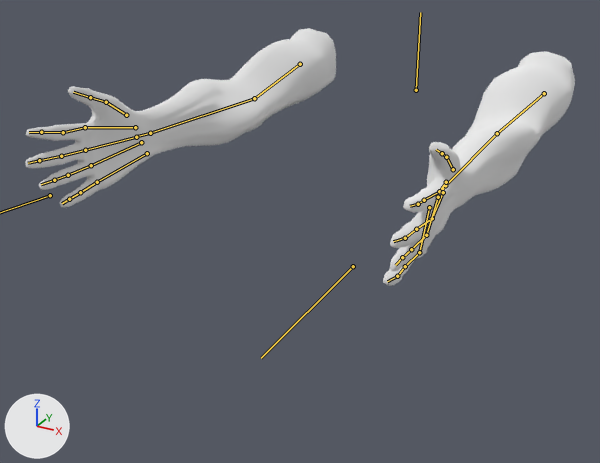
The Blender file arm.blend: old version first, new version second.
Before and after are seen from a camera (50 mm lens) standing at (0.487, -1.287, 0.341) and looking at (-0.047, -0.315, -0.145). Lighting does not change. The marker at lower left points along +X, +Y and +Z. The bones that bend it are drawn over the model as lines.

In view in the first picture: 'armLOW'.
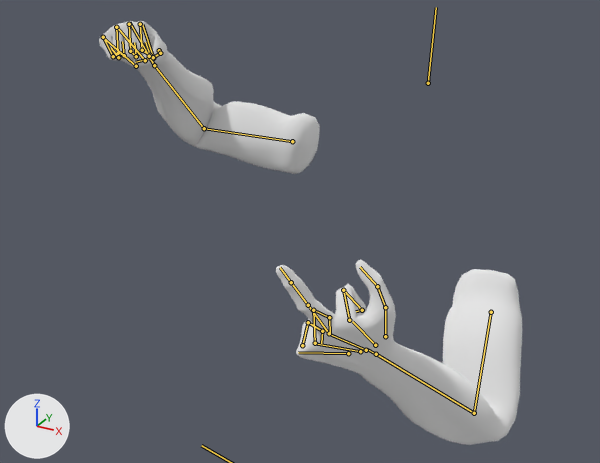
The newer file adds an action. The first version stands in its rest pose; the second is drawn at frame 39 of the action 'PUNCH_PREPARE'.

Boxes (x1, y1, x2, y2) around the edits, measured in the pictures (600 x 463 px):
'armLOW', posed (23% narrower, 64% taller): before (25, 28, 575, 286); after (99, 21, 522, 445)
bone 'upper_arm.L', root to tip: before (544, 93) to (497, 133); after (491, 312) to (474, 413)
bone 'f_index.01.L', root to tip: before (439, 191) to (424, 200); after (349, 320) to (343, 290)
bone 'f_index.02.L', root to tip: before (424, 200) to (418, 204); after (343, 290) to (362, 310)
bone 'f_index.03.L', root to tip: before (418, 204) to (410, 206); after (362, 310) to (356, 311)
bone 'thumb.01.L', root to tip: before (453, 169) to (446, 157); after (385, 336) to (385, 307)
bone 'thumb.02.L', root to tip: before (446, 157) to (442, 153); after (385, 307) to (377, 286)
bone 'thumb.03.L', root to tip: before (442, 153) to (436, 149); after (377, 286) to (360, 267)
bone 'f_middle.01.L', root to tip: before (432, 218) to (416, 229); after (329, 333) to (308, 305)
bone 'f_ring.01.L', root to tip: before (426, 235) to (411, 249); after (315, 343) to (313, 310)
bone 'f_ring.02.L', root to tip: before (411, 249) to (402, 257); after (313, 310) to (329, 317)
bone 'f_ring.03.L', root to tip: before (402, 257) to (395, 265); after (329, 317) to (330, 334)
bone 'f_pinky.01.L', root to tip: before (419, 252) to (405, 266); after (302, 345) to (308, 322)
bone 'f_pinky.02.L', root to tip: before (405, 266) to (397, 276); after (308, 322) to (322, 331)
bone 'f_pinky.03.L', root to tip: before (397, 276) to (387, 281); after (322, 331) to (321, 343)
bone 'upper_arm.R', root to tip: before (300, 64) to (254, 98); after (292, 141) to (204, 128)
bone 'palm.01.R', root to tip: before (135, 127) to (85, 127); after (153, 58) to (142, 24)
bone 'f_index.01.R', root to tip: before (85, 127) to (63, 132); after (140, 24) to (142, 50)
bone 'f_index.02.R', root to tip: before (63, 132) to (41, 132); after (142, 50) to (150, 55)
bone 'f_index.03.R', root to tip: before (41, 132) to (29, 132); after (150, 55) to (145, 42)
bone 'thumb.01.R', root to tip: before (126, 115) to (106, 102); after (159, 50) to (160, 53)
bone 'thumb.02.R', root to tip: before (106, 102) to (90, 97); after (160, 53) to (153, 57)
bone 'thumb.03.R', root to tip: before (90, 97) to (73, 92); after (153, 57) to (135, 62)
bone 'f_middle.01.R', root to tip: before (85, 150) to (61, 156); after (129, 24) to (130, 51)
bone 'f_middle.02.R', root to tip: before (61, 156) to (39, 160); after (130, 51) to (136, 56)
bone 'f_middle.03.R', root to tip: before (39, 160) to (28, 163); after (136, 56) to (134, 42)
bone 'f_ring.01.R', root to tip: before (91, 165) to (68, 175); after (116, 27) to (118, 53)
bone 'f_ring.02.R', root to tip: before (68, 175) to (54, 180); after (118, 53) to (124, 55)
bone 'f_ring.03.R', root to tip: before (54, 180) to (41, 184); after (124, 55) to (122, 41)
bone 'palm.04.R', root to tip: before (147, 153) to (97, 182); after (136, 66) to (102, 37)
bone 'f_pinky.01.R', root to tip: before (97, 182) to (80, 192); after (103, 37) to (113, 56)
bone 'f_pinky.02.R', root to tip: before (80, 192) to (69, 199); after (113, 56) to (118, 57)
bone 'f_pinky.03.R', root to tip: before (69, 199) to (62, 203); after (118, 57) to (111, 48)

The edits, one by one:
Bone 'upper_arm.L' (bone_upper_arm_l) moves from (0.0, 0.0, 0.0) to (0.185, 0.228, -0.176).
Bone 'f_index.01.L' (bone_f_index_01_l) moves from (0.0, 0.0, 0.0) to (0.001, 0.005, 0.001).
Bone 'f_index.01.L' (bone_f_index_01_l) turns from (0, 0, 0) to (84, -20, 11) degrees about its own x, y and z.
Bone 'f_index.02.L' (bone_f_index_02_l) turns from (0, 0, 0) to (123, -20, -2) degrees about its own x, y and z.
Bone 'f_index.03.L' (bone_f_index_03_l) turns from (0, 0, 0) to (101, -17, 56) degrees about its own x, y and z.
Bone 'thumb.01.L' (bone_thumb_01_l) moves from (0.0, 0.0, 0.0) to (-0.003, 0.0, 0.002).
Bone 'thumb.01.L' (bone_thumb_01_l) turns from (0, 0, 0) to (-2, 34, 9) degrees about its own x, y and z.
Bone 'thumb.02.L' (bone_thumb_02_l) turns from (0, 0, 0) to (-11, -15, 25) degrees about its own x, y and z.
Bone 'thumb.03.L' (bone_thumb_03_l) turns from (0, 0, 0) to (10, -27, 16) degrees about its own x, y and z.
Bone 'f_middle.01.L' (bone_f_middle_01_l) moves from (0.0, 0.0, 0.0) to (-0.001, 0.002, -0.001).
Bone 'f_middle.01.L' (bone_f_middle_01_l) turns from (0, 0, 0) to (17, -20, 2) degrees about its own x, y and z.
Bone 'f_ring.01.L' (bone_f_ring_01_l) moves from (0.0, 0.0, 0.0) to (0.0, -0.001, 0.001).
Bone 'f_ring.01.L' (bone_f_ring_01_l) turns from (0, 0, 0) to (93, -6, -3) degrees about its own x, y and z.
Bone 'f_ring.02.L' (bone_f_ring_02_l) turns from (0, 0, 0) to (90, 0, 0) degrees about its own x, y and z.
Bone 'f_ring.03.L' (bone_f_ring_03_l) turns from (0, 0, 0) to (92, 28, 4) degrees about its own x, y and z.
Bone 'f_pinky.01.L' (bone_f_pinky_01_l) moves from (0.0, 0.0, 0.0) to (-0.004, 0.0, 0.007).
Bone 'f_pinky.01.L' (bone_f_pinky_01_l) turns from (0, 0, 0) to (104, 9, -8) degrees about its own x, y and z.
Bone 'f_pinky.02.L' (bone_f_pinky_02_l) turns from (0, 0, 0) to (94, 0, 0) degrees about its own x, y and z.
Bone 'f_pinky.03.L' (bone_f_pinky_03_l) turns from (0, 0, 0) to (70, 8, -2) degrees about its own x, y and z.
Bone 'hand.L.001' (bone_hand_l_001) moves from (0.0, 0.0, 0.0) to (0.107, 0.069, -0.213).
Bone 'hand.L.001' (bone_hand_l_001) turns from (0, 0, 0) to (59, -19, -27) degrees about its own x, y and z.
Bone 'upper_arm.R' (bone_upper_arm_r) moves from (0.0, 0.0, 0.0) to (-0.095, 0.051, -0.082).
Bone 'palm.01.R' (bone_palm_01_r) moves from (0.0, 0.0, 0.0) to (-0.004, -0.002, 0.005).
Bone 'palm.01.R' (bone_palm_01_r) turns from (0, 0, 0) to (1, -3, 2) degrees about its own x, y and z.
Bone 'f_index.01.R' (bone_f_index_01_r) moves from (0.0, 0.0, 0.0) to (-0.002, 0.003, 0.001).
Bone 'f_index.01.R' (bone_f_index_01_r) turns from (0, 0, 0) to (88, 15, -32) degrees about its own x, y and z.
Bone 'f_index.02.R' (bone_f_index_02_r) turns from (0, 0, 0) to (92, 34, -14) degrees about its own x, y and z.
Bone 'f_index.03.R' (bone_f_index_03_r) turns from (0, 0, 0) to (92, -2, -25) degrees about its own x, y and z.
Bone 'thumb.01.R' (bone_thumb_01_r) moves from (0.0, 0.0, 0.0) to (-0.002, -0.003, 0.005).
Bone 'thumb.01.R' (bone_thumb_01_r) turns from (0, 0, 0) to (13, -27, -36) degrees about its own x, y and z.
Bone 'thumb.02.R' (bone_thumb_02_r) turns from (0, 0, 0) to (-1, -18, -27) degrees about its own x, y and z.
Bone 'thumb.03.R' (bone_thumb_03_r) turns from (0, 0, 0) to (1, 29, -79) degrees about its own x, y and z.
Bone 'f_middle.01.R' (bone_f_middle_01_r) moves from (0.0, 0.0, 0.0) to (0.0, 0.001, 0.004).
Bone 'f_middle.01.R' (bone_f_middle_01_r) turns from (0, 0, 0) to (92, 5, -11) degrees about its own x, y and z.
Bone 'f_middle.02.R' (bone_f_middle_02_r) turns from (0, 0, 0) to (101, -1, 1) degrees about its own x, y and z.
Bone 'f_middle.03.R' (bone_f_middle_03_r) turns from (0, 0, 0) to (96, -9, -6) degrees about its own x, y and z.
Bone 'f_ring.01.R' (bone_f_ring_01_r) moves from (0.0, 0.0, 0.0) to (0.0, 0.002, 0.001).
Bone 'f_ring.01.R' (bone_f_ring_01_r) turns from (0, 0, 0) to (96, -7, -11) degrees about its own x, y and z.
Bone 'f_ring.02.R' (bone_f_ring_02_r) turns from (0, 0, 0) to (101, 0, 9) degrees about its own x, y and z.
Bone 'f_ring.03.R' (bone_f_ring_03_r) turns from (0, 0, 0) to (77, -29, 30) degrees about its own x, y and z.
Bone 'palm.04.R' (bone_palm_04_r) turns from (0, 0, 0) to (6, -2, -3) degrees about its own x, y and z.
Bone 'f_pinky.01.R' (bone_f_pinky_01_r) moves from (0.0, 0.0, 0.0) to (0.002, 0.002, 0.001).
Bone 'f_pinky.01.R' (bone_f_pinky_01_r) turns from (0, 0, 0) to (99, -1, -3) degrees about its own x, y and z.
Bone 'f_pinky.02.R' (bone_f_pinky_02_r) turns from (0, 0, 0) to (98, -7, 20) degrees about its own x, y and z.
Bone 'f_pinky.03.R' (bone_f_pinky_03_r) turns from (0, 0, 0) to (79, -29, 30) degrees about its own x, y and z.
Bone 'hand.R.001' (bone_hand_r_001) moves from (0.0, 0.0, 0.0) to (0.623, -0.323, -0.278).
Bone 'hand.R.001' (bone_hand_r_001) turns from (0, 0, 0) to (80, -45, -75) degrees about its own x, y and z.
